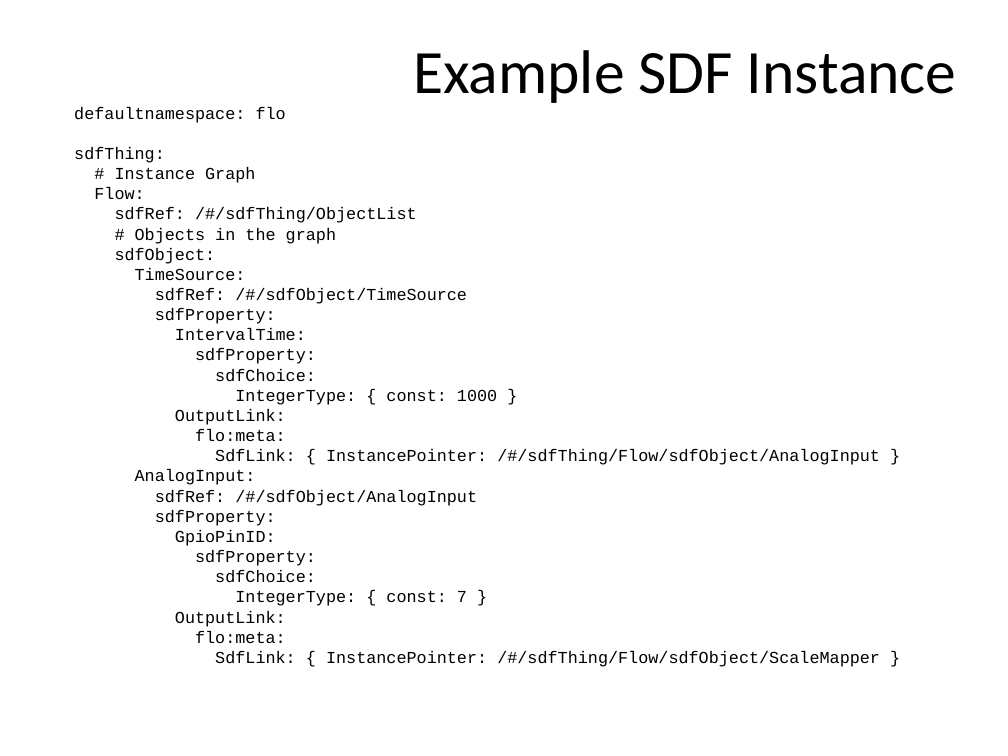
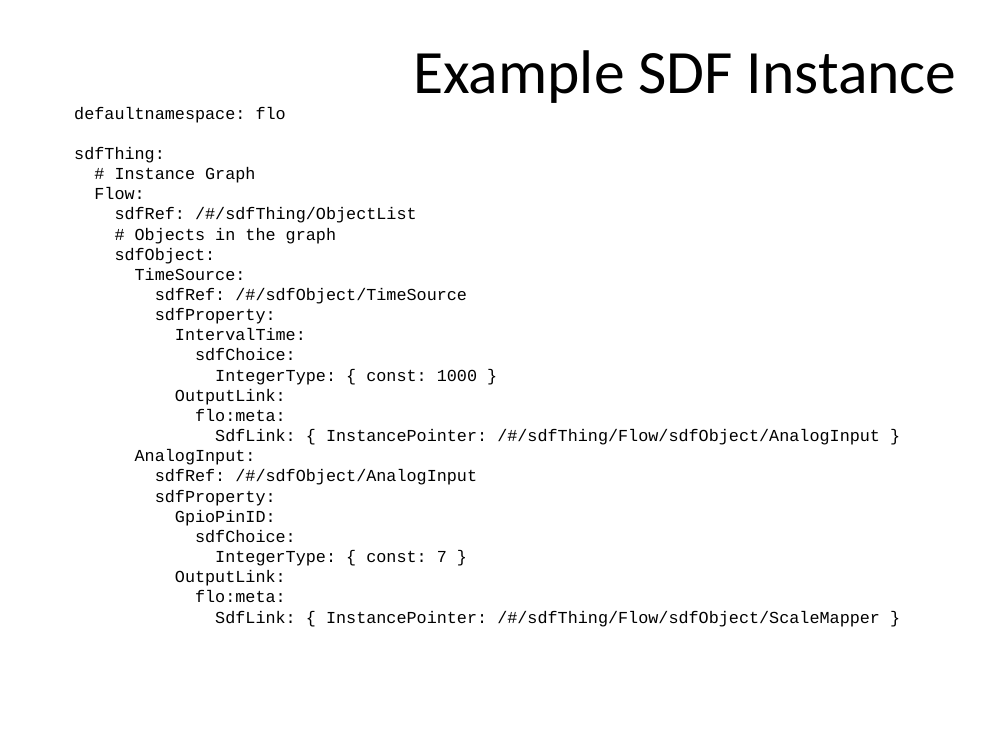
Before and after one commit to mjkoster/ObjectFlow, a slide deck: slide 16 of Documents/ObjectFlow.pptx. Drawn at 1008x756 pixels with LibreOffice and Linux fonts; fonts in the diff are those of the drawing. Boxes give left, top, right and bottom in pixels: in the first picture for what was removed or moved away, otherwise in the second. Text is boxed around its words. In the diff, an @@ line names an element or a change of style, - is before the commit and + after.

```diff
--- a/Documents/ObjectFlow.pptx
+++ b/Documents/ObjectFlow.pptx
@@ text at bbox=[74, 107, 880, 627]: text changed @@
-defaultnamespace: flo
-sdfThing:
-# Instance Graph
-Flow:
-sdfRef: /#/sdfThing/ObjectList
-# Objects in the graph
-sdfObject:
-TimeSource:
-sdfRef: /#/sdfObject/TimeSource
-sdfProperty:
-IntervalTime:
-sdfProperty:
-sdfChoice:
-IntegerType: { const: 1000 }
-OutputLink:
-flo:meta:
-SdfLink: { InstancePointer: /#/sdfThing/Flow/sdfObject/AnalogInput }
-AnalogInput:
-sdfRef: /#/sdfObject/AnalogInput
-sdfProperty:
-GpioPinID:
-sdfProperty:
-sdfChoice:
-IntegerType: { const: 7 }
-OutputLink:
-flo:meta:
-SdfLink: { InstancePointer: /#/sdfThing/Flow/sdfObject/ScaleMapper }
+defaultnamespace: flo
+sdfThing:
+# Instance Graph
+Flow:
+sdfRef: /#/sdfThing/ObjectList
+# Objects in the graph
+sdfObject:
+TimeSource:
+sdfRef: /#/sdfObject/TimeSource
+sdfProperty:
+IntervalTime:
+sdfChoice:
+IntegerType: { const: 1000 }
+OutputLink:
+flo:meta:
+SdfLink: { InstancePointer: /#/sdfThing/Flow/sdfObject/AnalogInput }
+AnalogInput:
+sdfRef: /#/sdfObject/AnalogInput
+sdfProperty:
+GpioPinID:
+sdfChoice:
+IntegerType: { const: 7 }
+OutputLink:
+flo:meta:
+SdfLink: { InstancePointer: /#/sdfThing/Flow/sdfObject/ScaleMapper }
```
Also in this commit, not shown: 1 other slide changed.
